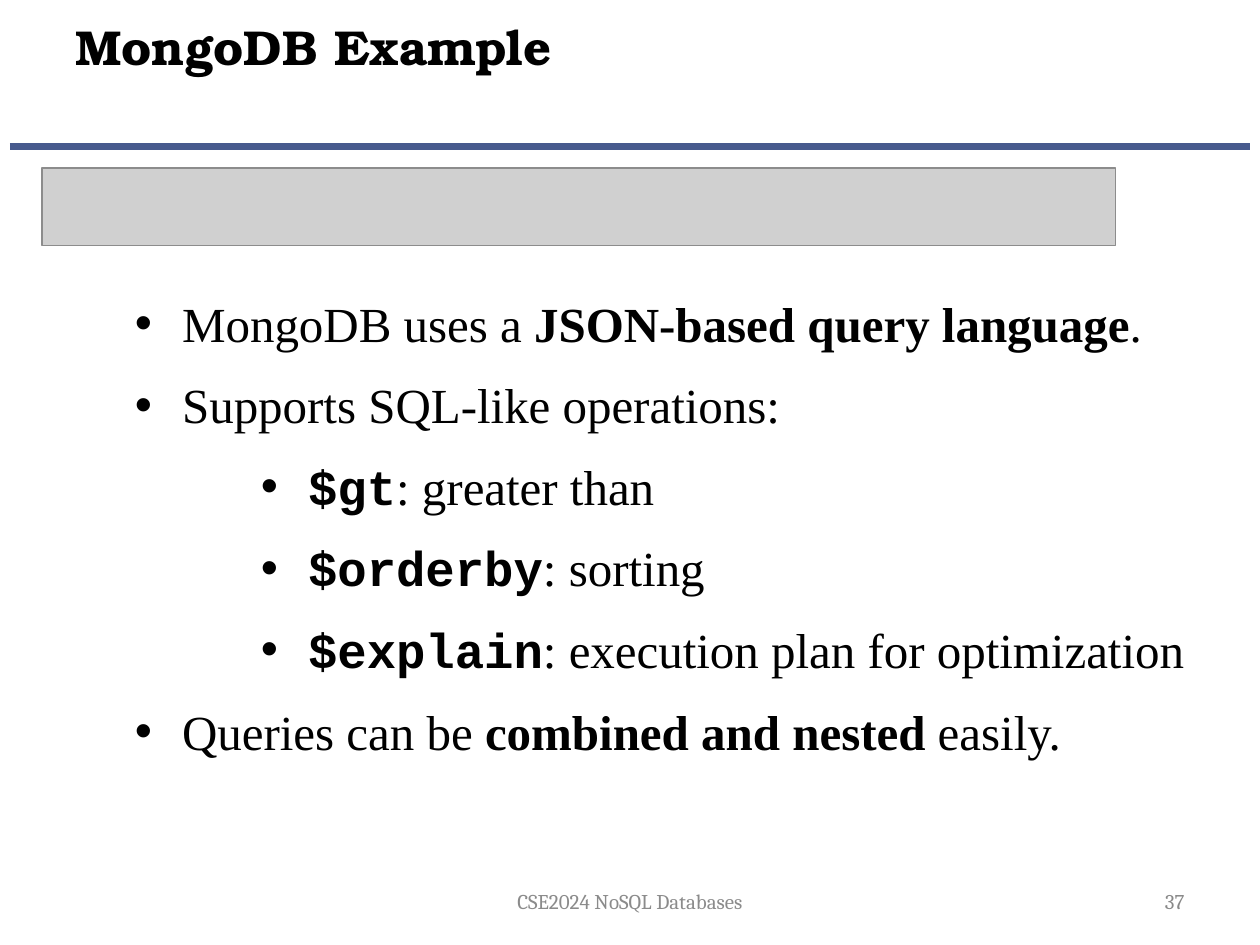
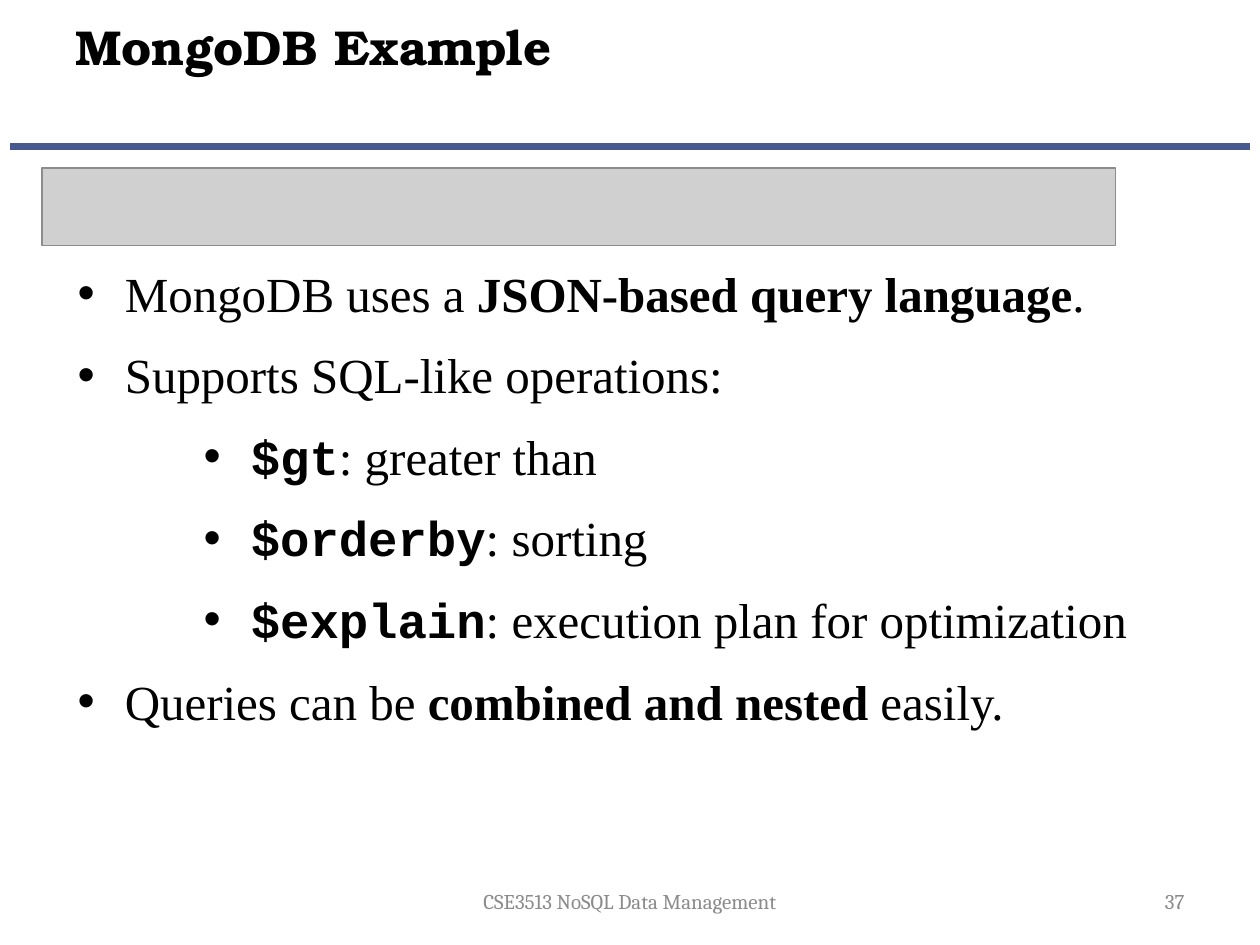
Before and after one commit to suniljeevan/NOSQL-2025, a slide deck: slide 37 of THEORY COURSE MATERIALS/Module 4.pptx. Drawn at 1260x945 pixels with LibreOffice and Linux fonts; fonts in the diff are those of the drawing; grey boxes stand for pictures; background and template pictures are left out. Boxes give left, top, right and bottom in pixels: in the first picture for what was removed or moved away, otherwise in the second. Text is boxed around its words. In the diff, an @@ line names an element or a change of style, - is before the commit and + after.

```diff
--- a/THEORY COURSE MATERIALS/Module 4.pptx
+++ b/THEORY COURSE MATERIALS/Module 4.pptx
@@ text "MongoDB uses a JSON-based query ...": place and size @@
-text "MongoDB uses a JSON-based query ..." at (182,308,1184,759)
+text "MongoDB uses a JSON-based query ..." at (125,278,1127,730)
@@ text at (483,895,777,914): text changed @@
-CSE2024 NoSQL Databases
+CSE3513 NoSQL Data Management
```
Also in this commit, not shown: 60 other slides changed, 3 other files.
